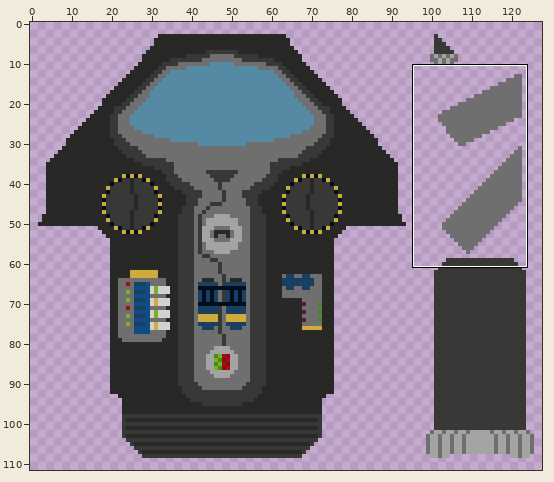
Pixel-art file: Assets/Ships/NorikerMKI/NorikerMKI.aseprite. The first picture is a wide view before the edit; the outline marks the close-up.
Close-up. The starting point:
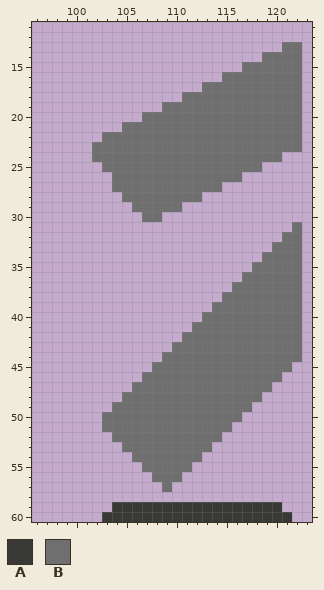
128x112 pixels, 1 frame. Shown: x 96..123, y 11..60.
Visible layers, top first: "Wings", "Thrusters", "Hull".
Palette (. is transparent): A #383837  B #706f6f
Pixels before, first column x 102:
13 ...................BB
14 .................BBBB
15 ...............BBBBBB
16 .............BBBBBBBB
17 ...........BBBBBBBBBB
18 .........BBBBBBBBBBBB
19 .......BBBBBBBBBBBBBB
20 .....BBBBBBBBBBBBBBBB
21 ...BBBBBBBBBBBBBBBBBB
22 .BBBBBBBBBBBBBBBBBBBB
23 BBBBBBBBBBBBBBBBBBBBB
24 BBBBBBBBBBBBBBBBBBB..
25 .BBBBBBBBBBBBBBBB....
26 ..BBBBBBBBBBBBB......
27 ..BBBBBBBBBBB........
28 ...BBBBBBBB..........
29 ....BBBBB............
30 .....BB..............
31 ....................B
32 ...................BB
33 ..................BBB
34 .................BBBB
35 ................BBBBB
36 ...............BBBBBB
37 ..............BBBBBBB
38 .............BBBBBBBB
39 ............BBBBBBBBB
40 ...........BBBBBBBBBB
41 ..........BBBBBBBBBBB
42 .........BBBBBBBBBBBB
43 ........BBBBBBBBBBBBB
44 .......BBBBBBBBBBBBBB
45 ......BBBBBBBBBBBBBB.
46 .....BBBBBBBBBBBBBB..
47 ....BBBBBBBBBBBBBB...
48 ...BBBBBBBBBBBBBB....
49 ..BBBBBBBBBBBBBB.....
50 .BBBBBBBBBBBBBB......
51 .BBBBBBBBBBBBB.......
52 ..BBBBBBBBBBB........
53 ...BBBBBBBBB.........
54 ....BBBBBBB..........
55 .....BBBBB...........
56 ......BBB............
57 .......B.............
58 .....................
59 ..AAAAAAAAAAAAAAAAA..
60 .AAAAAAAAAAAAAAAAAAA.
The same view after the edit:
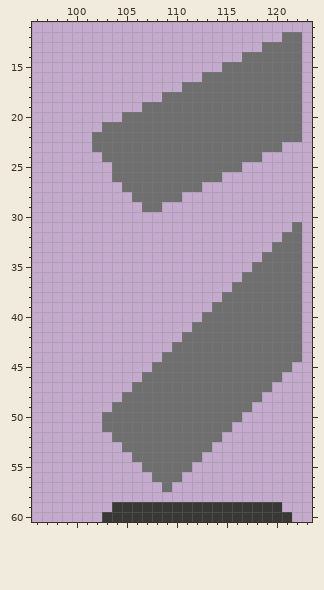
The edit:
{"where": "layer \"Wings\""}
{"y":12,"x":121,"old":"..","new":"BB"}
{"y":13,"x":119,"old":"..","new":"BB"}
{"y":14,"x":117,"old":"..","new":"BB"}
{"y":15,"x":115,"old":"..","new":"BB"}
{"y":16,"x":113,"old":"..","new":"BB"}
{"y":17,"x":111,"old":"..","new":"BB"}
{"y":18,"x":109,"old":"..","new":"BB"}
{"y":19,"x":107,"old":"..","new":"BB"}
{"y":20,"x":105,"old":"..","new":"BB"}
{"y":21,"x":103,"old":"..","new":"BB"}
{"y":22,"x":102,"old":".","new":"B"}
{"y":23,"x":121,"old":"BB","new":".."}
{"y":24,"x":102,"old":"B","new":"."}
{"y":24,"x":119,"old":"BB","new":".."}
{"y":25,"x":103,"old":"B","new":"."}
{"y":25,"x":117,"old":"BB","new":".."}
{"y":26,"x":115,"old":"BB","new":".."}
{"y":27,"x":104,"old":"B","new":"."}
{"y":27,"x":113,"old":"BB","new":".."}
{"y":28,"x":105,"old":"B","new":"."}
{"y":28,"x":111,"old":"BB","new":".."}
{"y":29,"x":106,"old":"B","new":"."}
{"y":29,"x":109,"old":"BB","new":".."}
{"y":30,"x":107,"old":"BB","new":".."}
{"label":"changed","picture_box":[92,32,302,222]}
